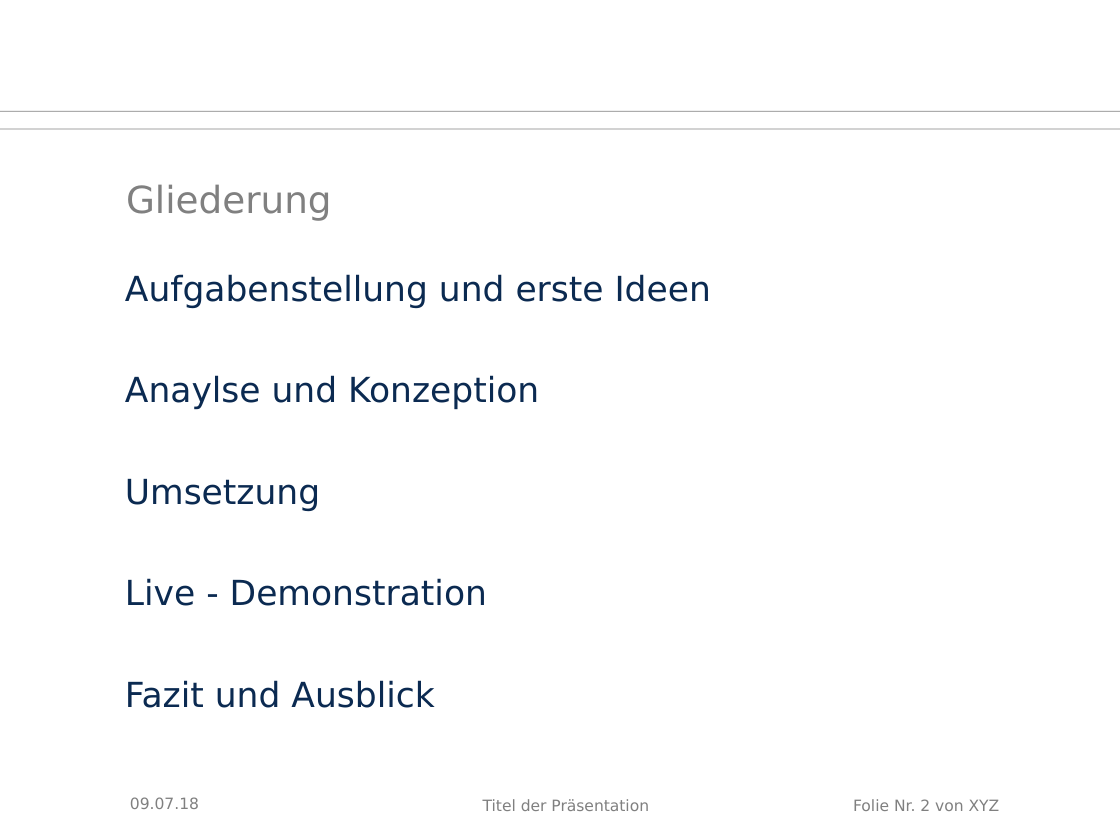
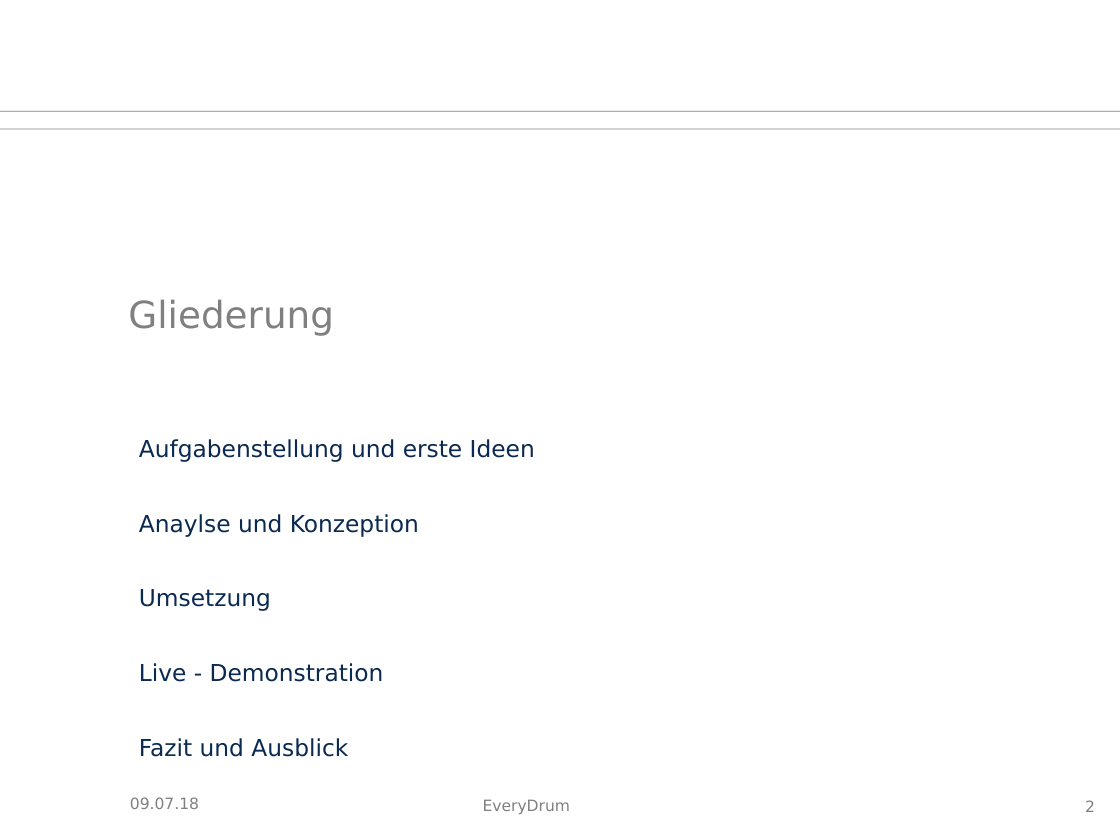
Before and after one commit to tziegler-tud/vr-anydrum, a slide deck: slide 2 of Documents/slides.odp. Drawn at 1120x840 pixels with LibreOffice and Linux fonts; fonts in the diff are those of the drawing; background and template pictures are left out. Boxes give left, top, right and bottom in pixels: in the first picture for what was removed or moved away, otherwise in the second. Text is boxed around its words. In the diff, an @@ line names an element or a change of style, - is before the commit and + after.

```diff
--- a/Documents/slides.odp
+++ b/Documents/slides.odp
@@ title "Gliederung": place and size @@
-title "Gliederung" at (126,184,332,221)
+title "Gliederung" at (128,299,334,336)
@@ text "Aufgabenstellung und erste Ideen": place and size @@
-text "Aufgabenstellung und erste Ideen" at (125,274,711,708)
+text "Aufgabenstellung und erste Ideen" at (139,439,535,757)
@@ text "Aufgabenstellung und erste Ideen" at (139,439,535,757): size 22.2 to 15 pt @@
@@ text at (483,799,570,814): text changed @@
-Titel der Präsentation
+EveryDrum
@@ page number at (1085,800,1095,812): text changed @@
-Folie Nr. 2 von XYZ
+2
```
Also in this commit, not shown: 1 other slide changed, 1 slide added, 15 other files.
